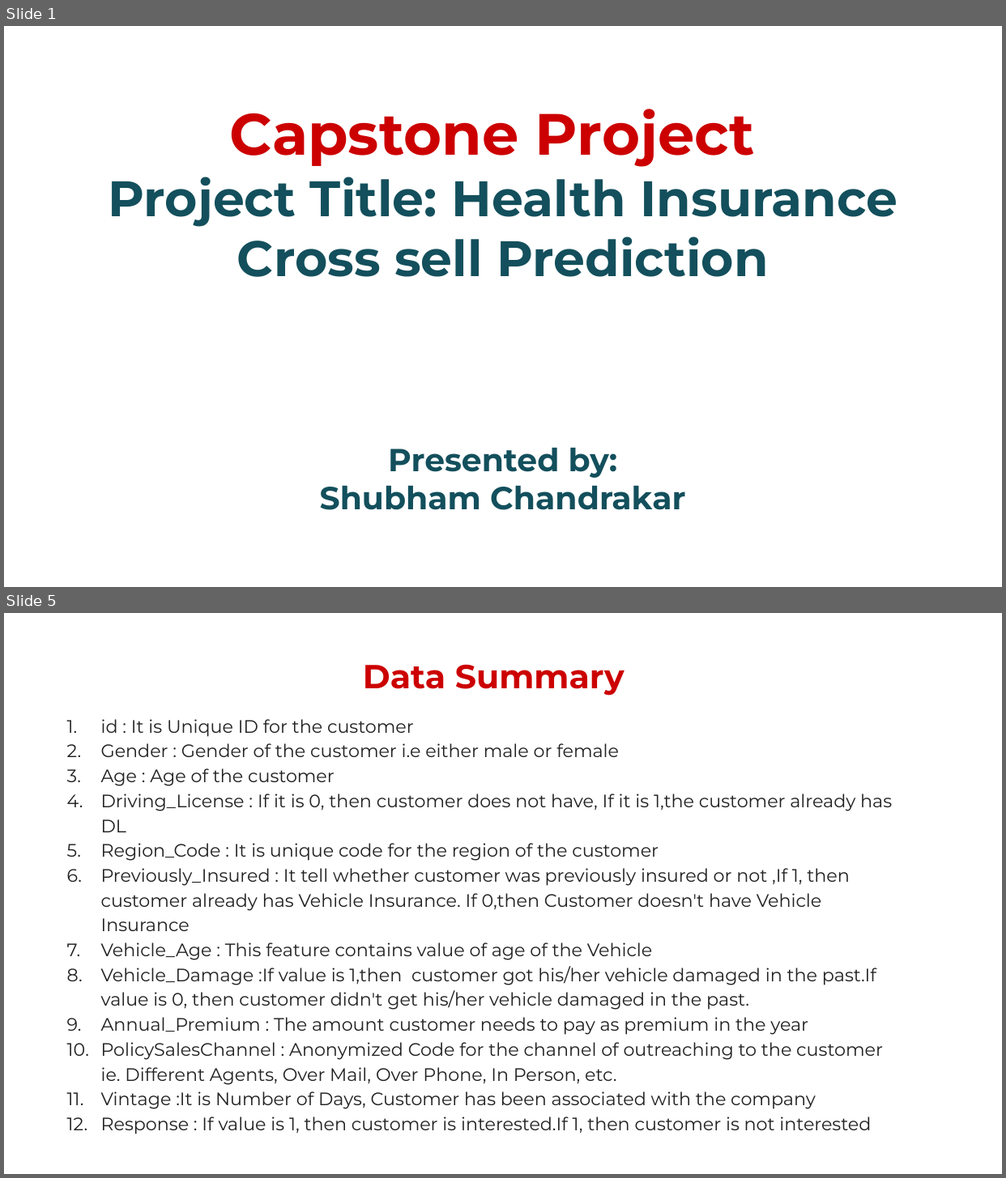
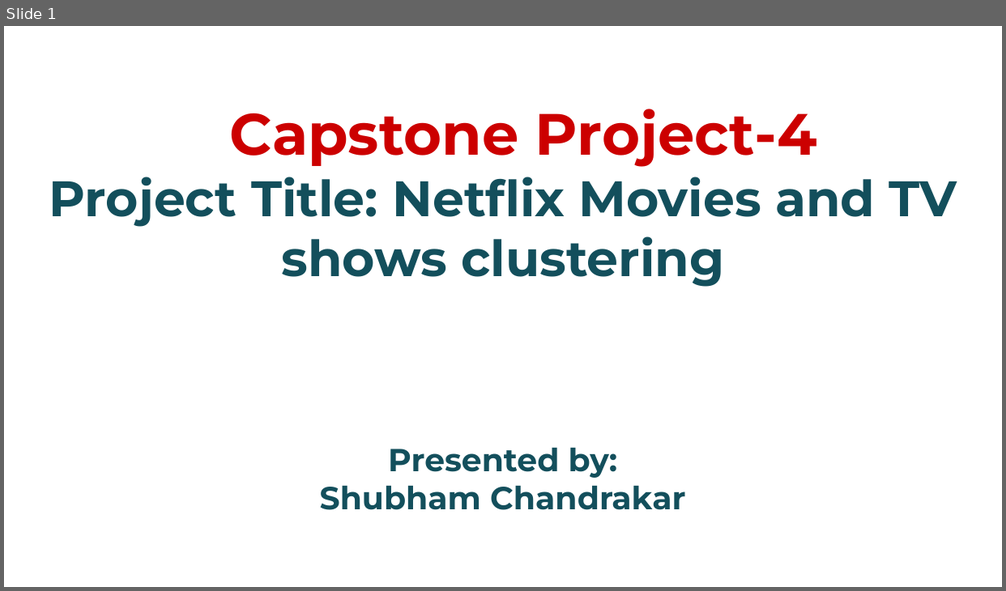
Before and after one commit to chandrakar-shubham/health-insurance-cross-sell-prediction, a slide deck: Project_presentation.pptx. Shown one above the other, each under a label of ours: slides 1 and 5 before the commit, slide 1 after it; the slides between them are not shown. The pictures are 1006x1178 and 1006x591 pixels, drawn with LibreOffice and Linux fonts; fonts in the diff are those of the drawing; background and template pictures are left out. Boxes give left, top, right and bottom in pixels: in the first picture for what was removed or moved away, otherwise in the second. Text is boxed around its words. In the diff, an @@ line names an element or a change of style, - is before the commit and + after.

```diff
--- a/Project_presentation.pptx
+++ b/Project_presentation.pptx
@@ slide 5 removed at (4, 613, 1002, 1174), background #FFFFFF @@
@@ text removed at (363, 664, 624, 696) @@
-Data Summary
@@ text removed at (101, 719, 892, 1135) @@
-1. id : It is Unique ID for the customer
-2. Gender : Gender of the customer i.e either male or female
-3. Age : Age of the customer
-4. Driving_License : If it is 0, then customer does not have, If it is 1,the customer already has DL
-5. Region_Code : It is unique code for the region of the customer
-6. Previously_Insured : It tell whether customer was previously insured or not ,If 1, then customer already has Vehicle Insurance. If 0,then Customer doesn't have Vehicle Insurance
-7. Vehicle_Age : This feature contains value of age of the Vehicle
-8. Vehicle_Damage :If value is 1,then customer got his/her vehicle damaged in the past.If value is 0, then customer didn't get his/her vehicle damaged in the past.
-9. Annual_Premium : The amount customer needs to pay as premium in the year
-10. PolicySalesChannel : Anonymized Code for the channel of outreaching to the customer ie. Different Agents, Over Mail, Over Phone, In Person, etc.
-11. Vintage :It is Number of Days, Customer has been associated with the company
-12. Response : If value is 1, then customer is interested.If 1, then customer is not interested
@@ slide 1 changed as well @@
@@ title at (49, 109, 957, 287): text changed @@
-Capstone Project
-Project Title: Health Insurance Cross sell Prediction
+Capstone Project-4
+Project Title: Netflix Movies and TV shows clustering
```
Also in this commit, not shown: 16 slides added, 21 other slides removed.
